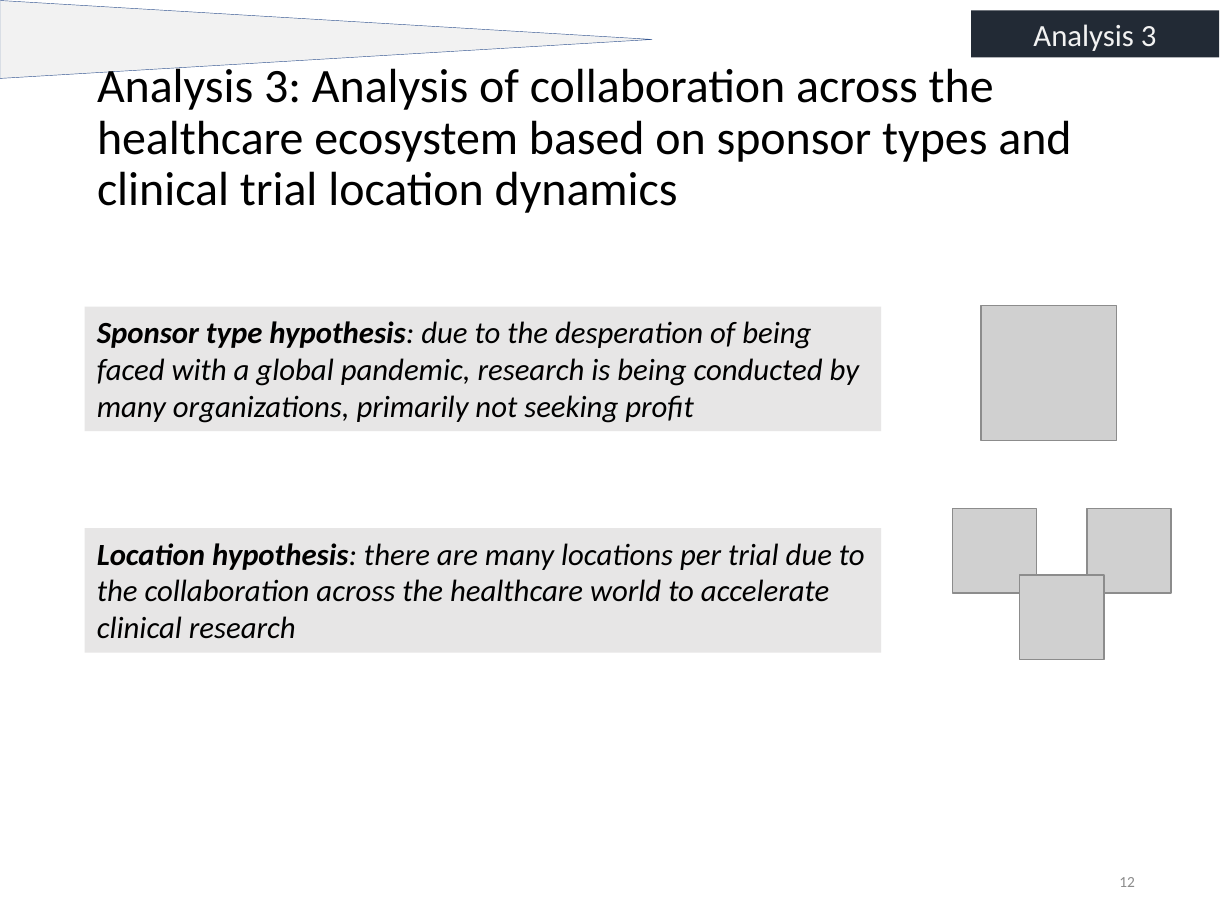
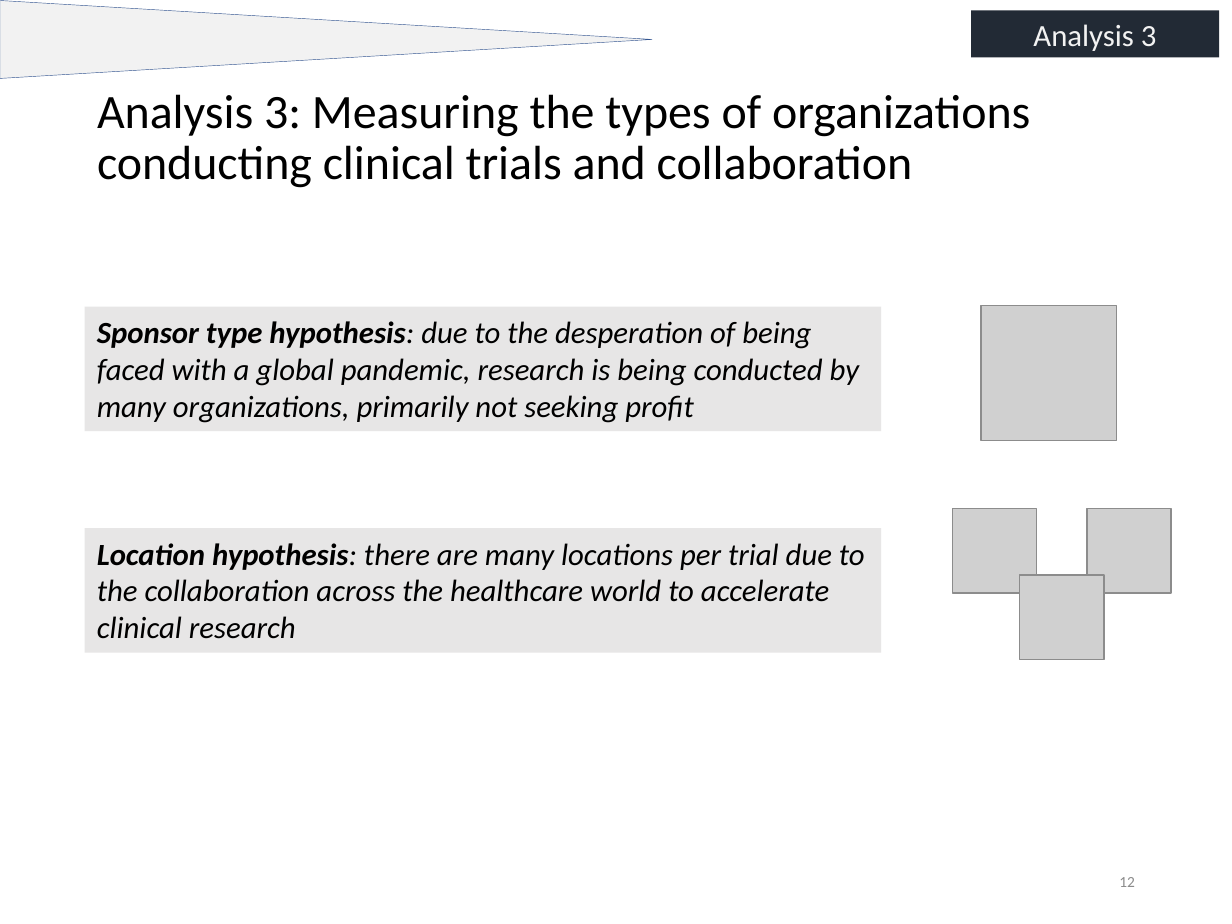
Before and after one commit to nick-nasse/pyd-pyper, a slide deck: slide 12 of 200729 Clinical Trials Analysis_v2.pptx. Drawn at 1232x924 pixels with LibreOffice and Linux fonts; fonts in the diff are those of the drawing; grey boxes stand for pictures. Boxes give left, top, right and bottom in pixels: in the first picture for what was removed or moved away, otherwise in the second. Text is boxed around its words. In the diff, an @@ line names an element or a change of style, - is before the commit and + after.

```diff
--- a/200729 Clinical Trials Analysis_v2.pptx
+++ b/200729 Clinical Trials Analysis_v2.pptx
@@ title at (97, 94, 1030, 188): text changed @@
-Analysis 3: Analysis of collaboration across the healthcare ecosystem based on sponsor types and clinical trial location dynamics
+Analysis 3: Measuring the types of organizations conducting clinical trials and collaboration
```
Also in this commit, not shown: 11 other slides changed, 1 slide added.
